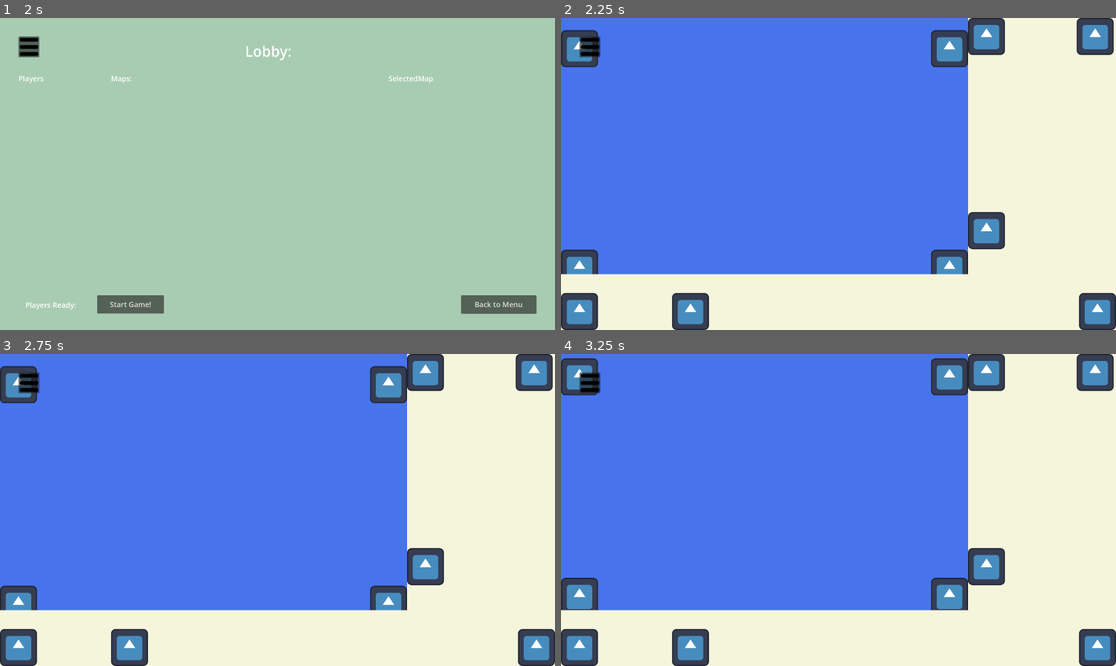
Above: before the commit, frames 1-4 (two rows, left to right).
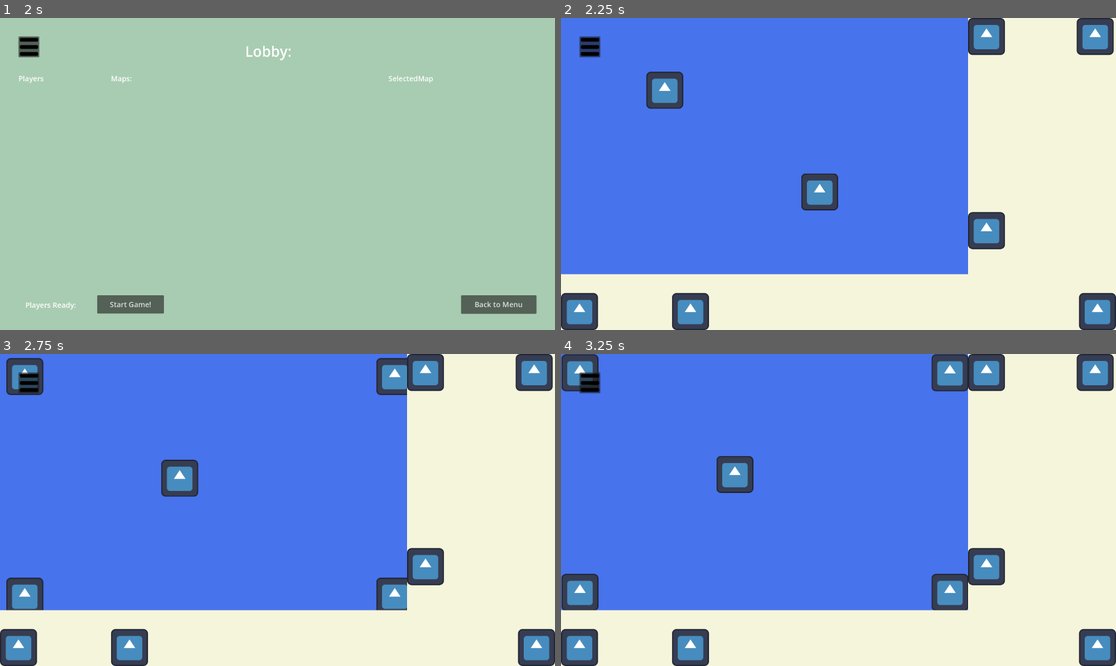
Above: after the commit, the same moments.

Repository: Collyz/Foragers
Game: Godot game, scene res://menu.tscn
Two runs of this game, one before a commit and one after it. Both use one fixed random seed, a clock stepped at 60 frames per second and the inputs below. The engine's default icon, where the game draws it, is replaced by a stand-in: a white triangle on a blue panel in a dark square.
Inputs (mouse positions are in pixels of both pictures, inside the frame that each line leads up to):
- Up to frame 1 (2 s): tap Enter at 0.5 s; move the mouse to (399, 158) at 0.52 s; press the mouse at (399, 158) at 0.53 s; release the mouse at (399, 158) at 1.25 s; click "Host Game" at 1.25 s
- Up to frame 2 (2.25 s): click "Start Game!" at 2 s
- Up to frame 3 (2.75 s): no input
- Up to frame 4 (3.25 s): drag from (727, 525) to (810, 572) at 2.77 s

Frame 1 is identical in both runs. In frame 2, 4.1% of the frame differs, in the area x 0-74%, y 3-83%; in frame 3, 3.7%; in frame 4, 2.3%.

Commit message:
Copyable lobby code button

Diff:
--- a/foragers/game_scene.gd
+++ b/foragers/game_scene.gd
@@ -2,7 +2,7 @@
 
 @onready var settings_menu = preload("res://settings_menu.tscn").instantiate()
 @onready var board_camera = $SubViewportContainerBoard/SubViewport/BoardCamera
-
+@onready var game_viewport = $SubViewportContainerBoard/SubViewport
 
 var dragging := false
 var last_mouse_position := Vector2.ZERO
@@ -16,6 +16,9 @@
 func _ready():
 	screen_size = get_viewport().get_visible_rect().size
 	board_size = board_camera.get_viewport().get_visible_rect().size
+	board_camera.position_smoothing_enabled = false;
+	board_camera.position = Vector2(game_viewport.size.x/2, game_viewport.size.y/2)
+	board_camera.position_smoothing_enabled = true;
 
 func _input(event):
 	if event is InputEventMouseButton and event.button_index == MOUSE_BUTTON_LEFT:
--- a/foragers/game_scene.tscn
+++ b/foragers/game_scene.tscn
@@ -1,8 +1,11 @@
-[gd_scene load_steps=4 format=3 uid="uid://dgw63hsybqj3u"]
+[gd_scene load_steps=5 format=3 uid="uid://dgw63hsybqj3u"]
 
 [ext_resource type="Script" uid="uid://clrvk7x6lxtiw" path="res://game_scene.gd" id="1_v1wow"]
 [ext_resource type="Texture2D" uid="uid://bk44nnxqotsdn" path="res://icon.svg" id="2_po0ka"]
 [ext_resource type="PackedScene" uid="uid://dnimkygvmidpk" path="res://settings_visual_button.tscn" id="3_v1wow"]
+
+[sub_resource type="RectangleShape2D" id="RectangleShape2D_v1wow"]
+size = Vector2(128, 128)
 
 [node name="Game" type="Control"]
 layout_mode = 3
@@ -104,6 +107,12 @@
 grow_vertical = 2
 color = Color(0.276632, 0.452537, 0.923213, 1)
 
+[node name="BoardCamera" type="Camera2D" parent="SubViewportContainerBoard/SubViewport"]
+limit_smoothed = true
+position_smoothing_enabled = true
+editor_draw_limits = true
+editor_draw_drag_margin = true
+
 [node name="Icon2" type="Sprite2D" parent="SubViewportContainerBoard/SubViewport"]
 position = Vector2(64, 64)
 texture = ExtResource("2_po0ka")
@@ -120,13 +129,18 @@
 position = Vector2(1344, 64)
 texture = ExtResource("2_po0ka")
 
-[node name="BoardCamera" type="Camera2D" parent="SubViewportContainerBoard/SubViewport"]
-position = Vector2(704, 401)
-limit_smoothed = true
-position_smoothing_enabled = true
-position_smoothing_speed = 3.0
-editor_draw_limits = true
-editor_draw_drag_margin = true
+[node name="Icon3" type="Sprite2D" parent="SubViewportContainerBoard/SubViewport"]
+position = Vector2(600, 416)
+texture = ExtResource("2_po0ka")
+
+[node name="StaticBody2D" type="StaticBody2D" parent="SubViewportContainerBoard/SubViewport/Icon3"]
+position = Vector2(-600, -416)
+input_pickable = true
+
+[node name="CollisionShape2D" type="CollisionShape2D" parent="SubViewportContainerBoard/SubViewport/Icon3/StaticBody2D"]
+position = Vector2(600, 416)
+shape = SubResource("RectangleShape2D_v1wow")
+debug_color = Color(0.837943, 0.00120539, 0.927794, 0.42)
 
 [node name="SettingsVisualButton" parent="." instance=ExtResource("3_v1wow")]
 offset_left = 64.0
